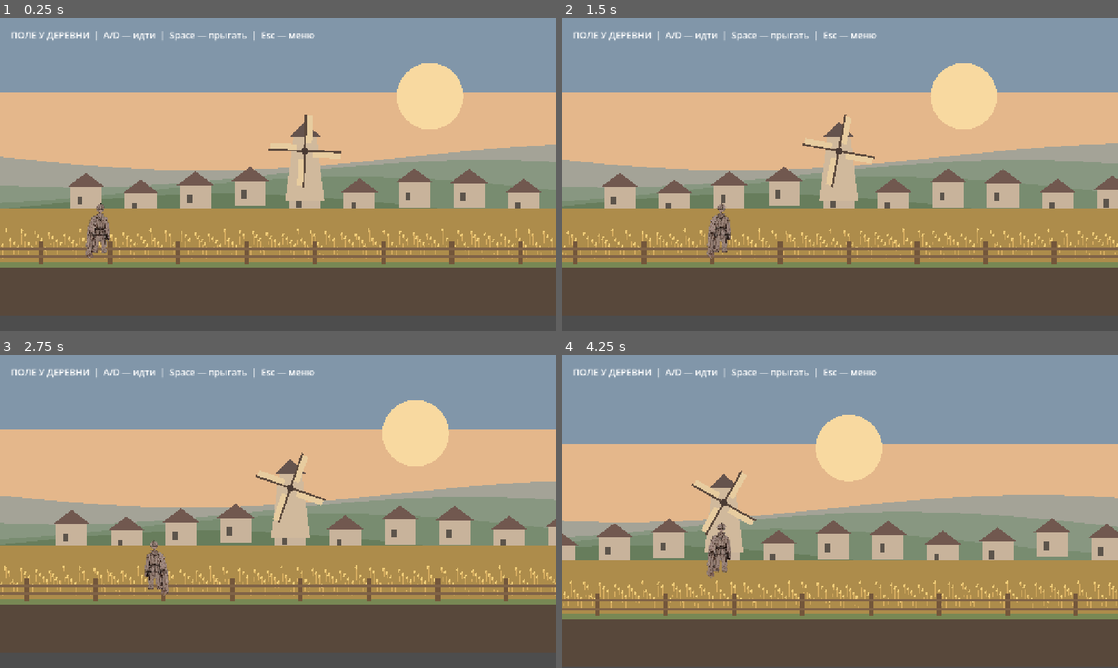
Above: before the commit, frames 1-4 (two rows, left to right).
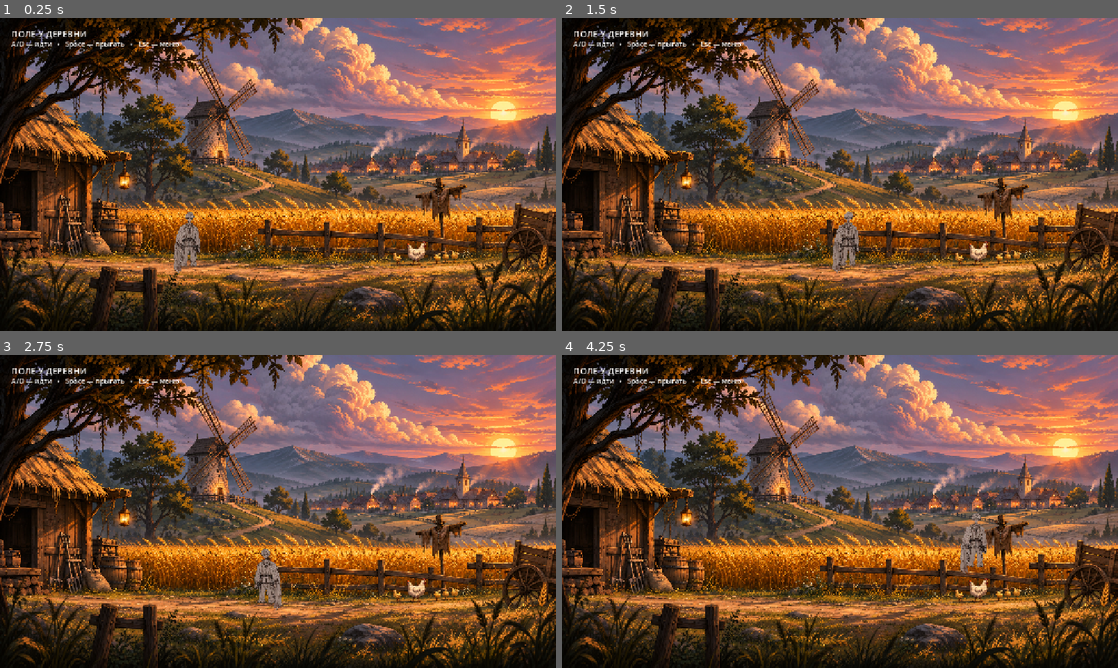
Above: after the commit, the same moments.

Repository: stas1212212/The-Hillbilly-s-Revenge
Game: Godot game, scene res://scenes/field_prologue.tscn
The game is run twice, just before and just after one commit, with the same random seed, the same clock (stepped at 60 frames per second) and the same inputs. This scene is started directly instead of the project's main scene.
Inputs (mouse positions are in pixels of both pictures, inside the frame that each line leads up to):
- Up to frame 1 (0.25 s): no input
- Up to frame 2 (1.5 s): tap Enter (ui_accept) at 0.5, 0.77 s; move the mouse to (962, 158) at 0.52 s; hold Space 0.53-1.28 s; hold Right (ui_right) from 0.53 s (still down); click (962, 158) at 0.67 s; move the mouse to (728, 190) at 1.27 s; tap Shift at 1.35 s
- Up to frame 3 (2.75 s): tap Enter (ui_accept) at 1.52 s; move the mouse to (333, 442) at 2.02 s; release Right (ui_right) at 2.03 s; hold Left (ui_left) from 2.03 s (still down); hold E from 2.03 s (still down)
- Up to frame 4 (4.25 s): move the mouse to (812, 574) at 2.77 s; release Left (ui_left) at 2.78 s; release E at 2.78 s; hold Right (ui_right) from 2.78 s (still down); tap J at 2.85 s; click (812, 574) at 2.92 s; tap Enter (ui_accept) at 3.02, 3.77 s; move the mouse to (1006, 558) at 3.52 s; hold Space from 3.53 s (still down)

The runs differ from the first frame. In frame 1, 98% of the frame differs, in the area x 0-100%, y 0-100%; in frame 2, 98%; in frame 3, 98%; in frame 4, 99%.

Commit message:
Add atmospheric hand-painted field background

Diff:
--- a/scenes/field_prologue.tscn
+++ b/scenes/field_prologue.tscn
@@ -1,40 +1,62 @@
-[gd_scene load_steps=6 format=3]
-[ext_resource type="Script" path="res://scripts/levels/field_backdrop.gd" id="1"]
+[gd_scene load_steps=5 format=3]
+
+[ext_resource type="Texture2D" path="res://assets/backgrounds/field_prologue_bg.png" id="1"]
 [ext_resource type="Script" path="res://scripts/actors/hero_controller.gd" id="2"]
 [ext_resource type="Texture2D" path="res://assets/characters/hero/hero_idle.png" id="3"]
-[sub_resource type="RectangleShape2D" id="ground"]
-size = Vector2(4200, 80)
-[sub_resource type="CapsuleShape2D" id="hero"]
+
+[sub_resource type="RectangleShape2D" id="ground_shape"]
+size = Vector2(2100, 96)
+
+[sub_resource type="CapsuleShape2D" id="hero_shape"]
 radius = 20.0
 height = 94.0
+
 [node name="FieldPrologue" type="Node2D"]
-[node name="FieldBackdrop" type="Node2D" parent="."]
-script = ExtResource("1")
+
+[node name="Background" type="Sprite2D" parent="."]
+position = Vector2(640, 360)
+scale = Vector2(0.7655, 0.7655)
+texture = ExtResource("1")
+
 [node name="Ground" type="StaticBody2D" parent="."]
-position = Vector2(1100, 632)
+position = Vector2(640, 651)
+
 [node name="CollisionShape2D" type="CollisionShape2D" parent="Ground"]
-shape = SubResource("ground")
+shape = SubResource("ground_shape")
+
 [node name="Hero" type="CharacterBody2D" parent="."]
-position = Vector2(250, 537)
+position = Vector2(430, 575)
 script = ExtResource("2")
+
 [node name="Sprite2D" type="Sprite2D" parent="Hero"]
 position = Vector2(0, -38)
 scale = Vector2(0.25, 0.25)
 texture = ExtResource("3")
+
 [node name="CollisionShape2D" type="CollisionShape2D" parent="Hero"]
-shape = SubResource("hero")
+shape = SubResource("hero_shape")
+
 [node name="Camera2D" type="Camera2D" parent="Hero"]
-position = Vector2(310, -140)
-zoom = Vector2(0.9, 0.9)
+position = Vector2(210, -110)
 limit_left = 0
-limit_top = -200
-limit_right = 2200
-limit_bottom = 760
+limit_top = 0
+limit_right = 1280
+limit_bottom = 720
+
 [node name="CanvasLayer" type="CanvasLayer" parent="."]
-[node name="Hint" type="Label" parent="CanvasLayer"]
-offset_left = 25.0
-offset_top = 24.0
-offset_right = 850.0
-offset_bottom = 70.0
-theme_override_font_sizes/font_size = 21
-text = "ПОЛЕ У ДЕРЕВНИ  |  A/D — идти  |  Space — прыгать  |  Esc — меню"
+
+[node name="LocationLabel" type="Label" parent="CanvasLayer"]
+offset_left = 26.0
+offset_top = 22.0
+offset_right = 620.0
+offset_bottom = 60.0
+theme_override_font_sizes/font_size = 20
+text = "ПОЛЕ У ДЕРЕВНИ"
+
+[node name="HintLabel" type="Label" parent="CanvasLayer"]
+offset_left = 26.0
+offset_top = 48.0
+offset_right = 820.0
+offset_bottom = 85.0
+theme_override_font_sizes/font_size = 16
+text = "A/D — идти   •   Space — прыгать   •   Esc — меню"
Binary file added: assets/backgrounds/field_prologue_bg.png
Not shown, added: docs/FIELD_ATMOSPHERE_PATCH.txt
